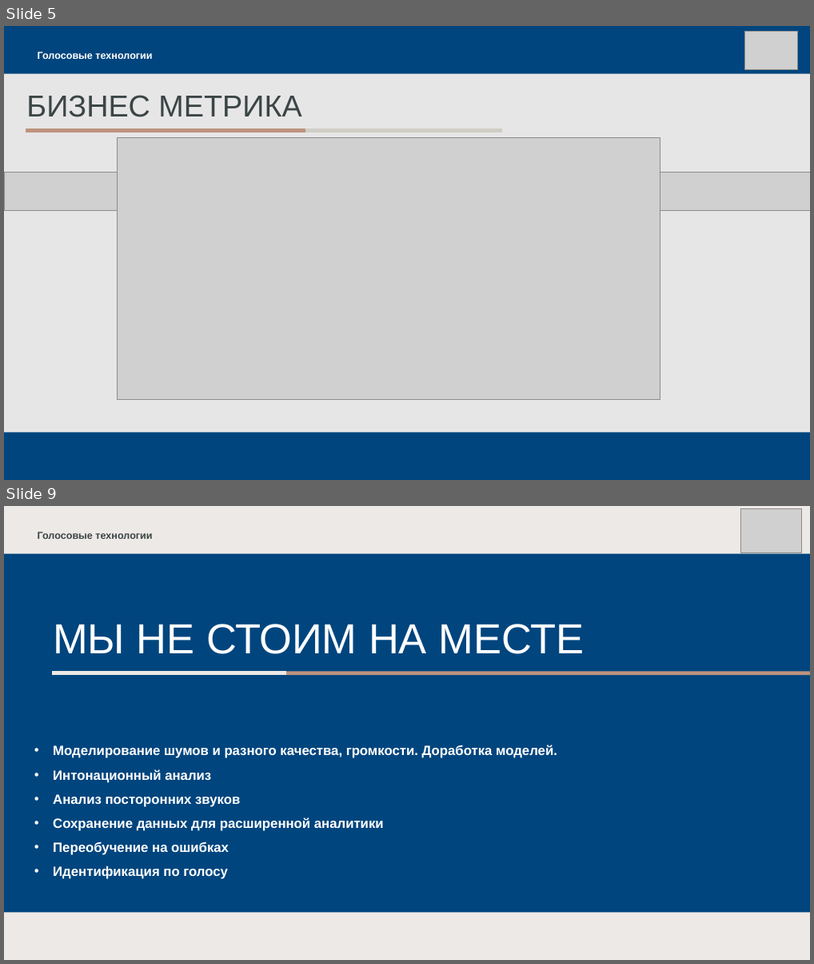
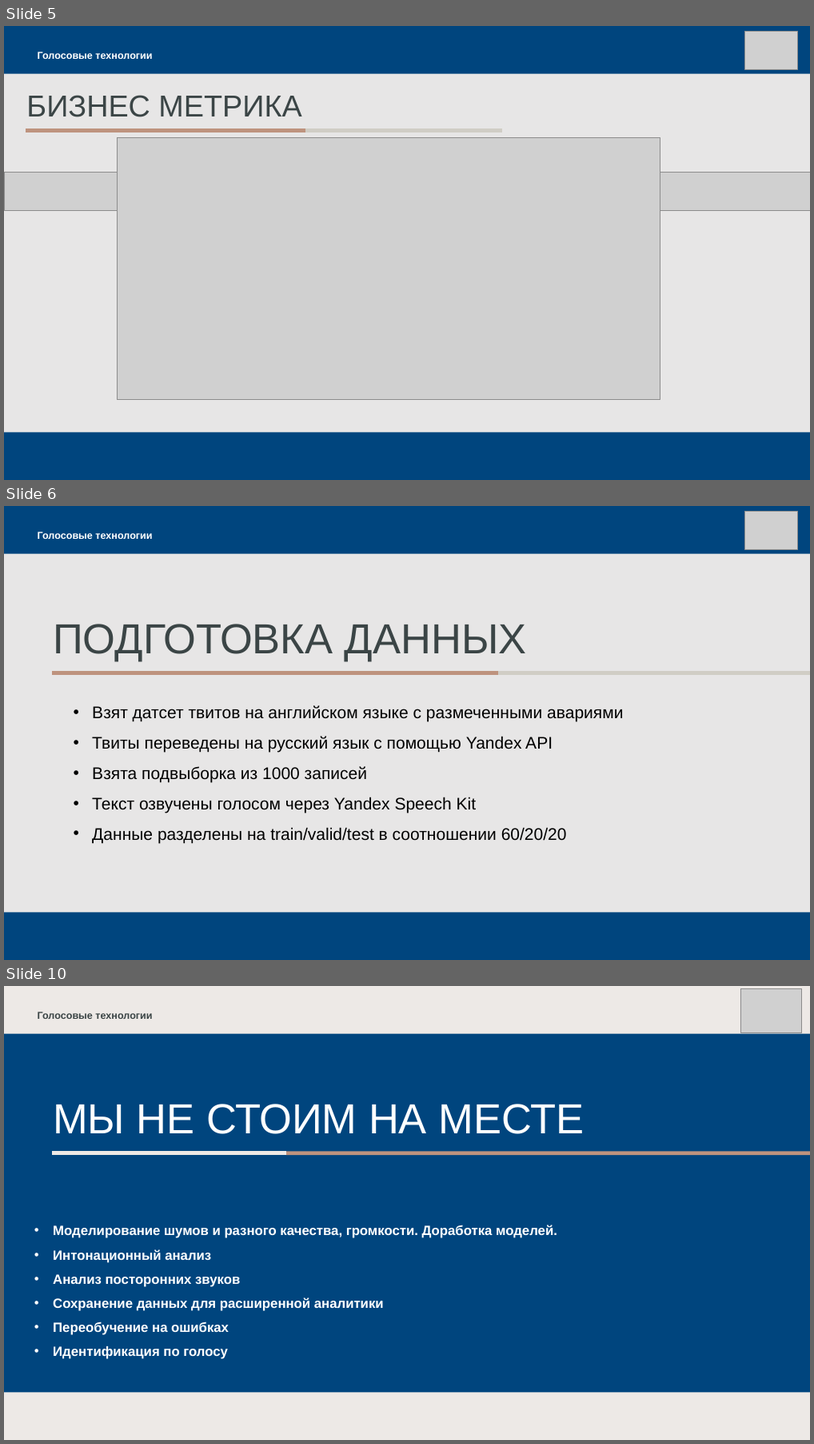
Before and after one commit to dmitrii-naumenko/Pet_SST_NLP, a slide deck: Презентация.pptx. Shown one above the other, each under a label of ours: slides 5 and 9 before the commit, slides 5, 6 and 10 after it; the slides between them are not shown. The pictures are 814x964 and 814x1444 pixels, drawn with LibreOffice and Linux fonts; fonts in the diff are those of the drawing; grey boxes stand for pictures. Boxes give left, top, right and bottom in pixels: in the first picture for what was removed or moved away, otherwise in the second. Text is boxed around its words. In the diff, an @@ line names an element or a change of style, - is before the commit and + after.

Commit message:
Add files via upload
Добавлена диаграмма nlp, помечены оси, описана подготовка данных, изменен qr код

```diff
--- a/Презентация.pptx
+++ b/Презентация.pptx
@@ slide 6 added at [4,506,810,960], background #00457E; not listed: 2 template elements that a slide beside it also shows @@
@@ picture added at [745,511,798,549] @@
@@ text added at [38,532,152,539], 12 pt, text #FFFFFF, bold @@
+Голосовые технологии
@@ title added at [53,624,527,662], 50 pt, text #3B4546 @@
+ПОДГОТОВКА ДАННЫХ
@@ line added from (498, 673) to (52, 673), #BE937E 4.5 pt @@
@@ text added at [92,705,623,843], 20 pt, text #000000 @@
+• Взят датсет твитов на английском языке с размеченными авариями
+• Твиты переведены на русский язык с помощью Yandex API
+• Взята подвыборка из 1000 записей
+• Текст озвучены голосом через Yandex Speech Kit
+• Данные разделены на train/valid/test в соотношении 60/20/20
@@ what was slide 9 is now slide 10 @@
```
Also in this commit, not shown: 5 slides changed, 1 other slide added, 1 slide removed.
